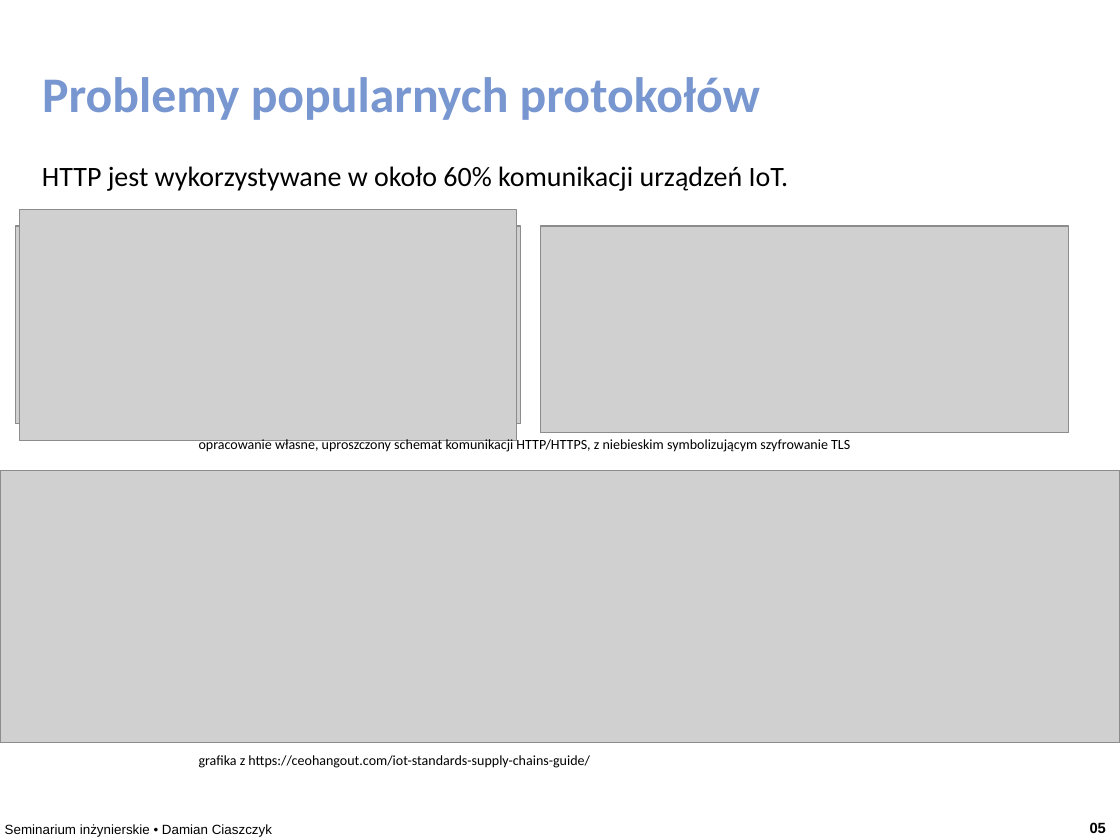
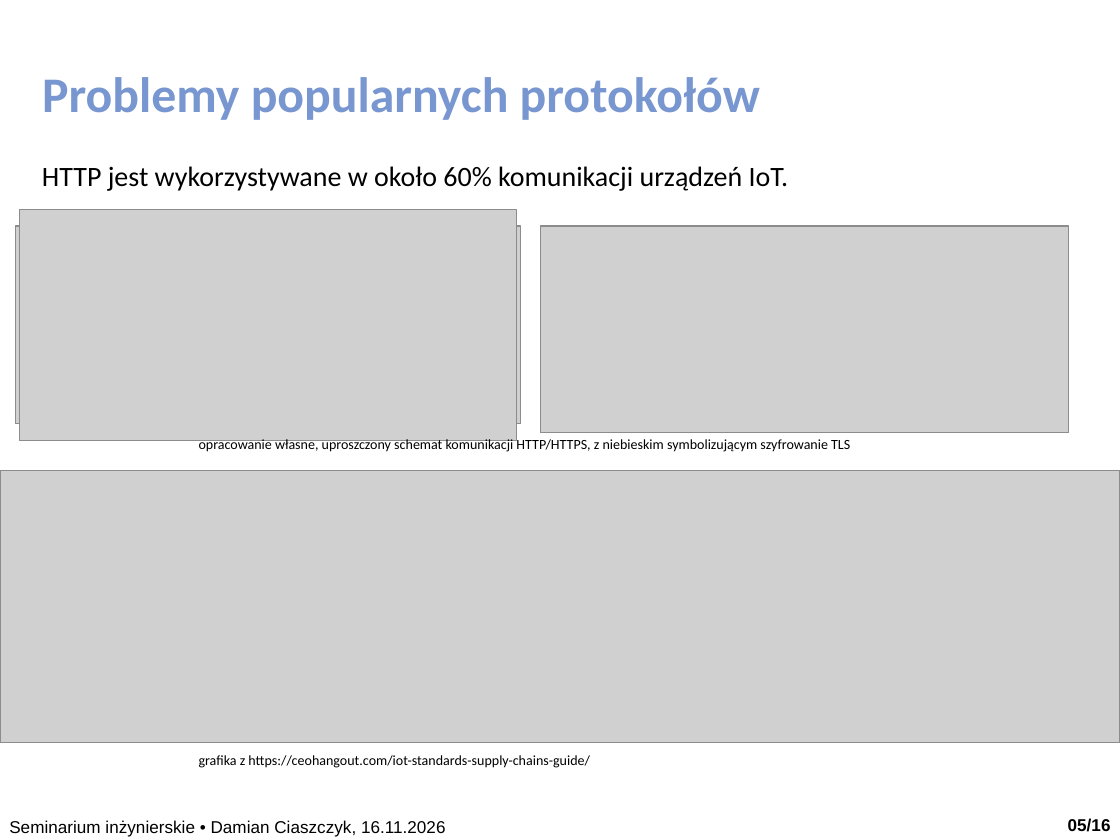
Before and after one commit to dciaszczyk/Engineering_Diploma, a slide deck: slide 5 of prezentacja/prezentacja_seminarka.pptx. Drawn at 1120x840 pixels with LibreOffice and Linux fonts; fonts in the diff are those of the drawing; grey boxes stand for pictures. Boxes give left, top, right and bottom in pixels: in the first picture for what was removed or moved away, otherwise in the second. Text is boxed around its words. In the diff, an @@ line names an element or a change of style, - is before the commit and + after.

```diff
--- a/prezentacja/prezentacja_seminarka.pptx
+++ b/prezentacja/prezentacja_seminarka.pptx
@@ text at box(9, 820, 445, 837): text changed; size 8.7 to 11 pt @@
-Seminarium inżynierskie • Damian Ciaszczyk
+Seminarium inżynierskie • Damian Ciaszczyk, 16.11.2026
@@ text at box(1068, 818, 1111, 832): text changed; size 9.5 to 11 pt @@
-05
+05/16
```
Also in this commit, not shown: 15 other slides changed, 1 other file.
